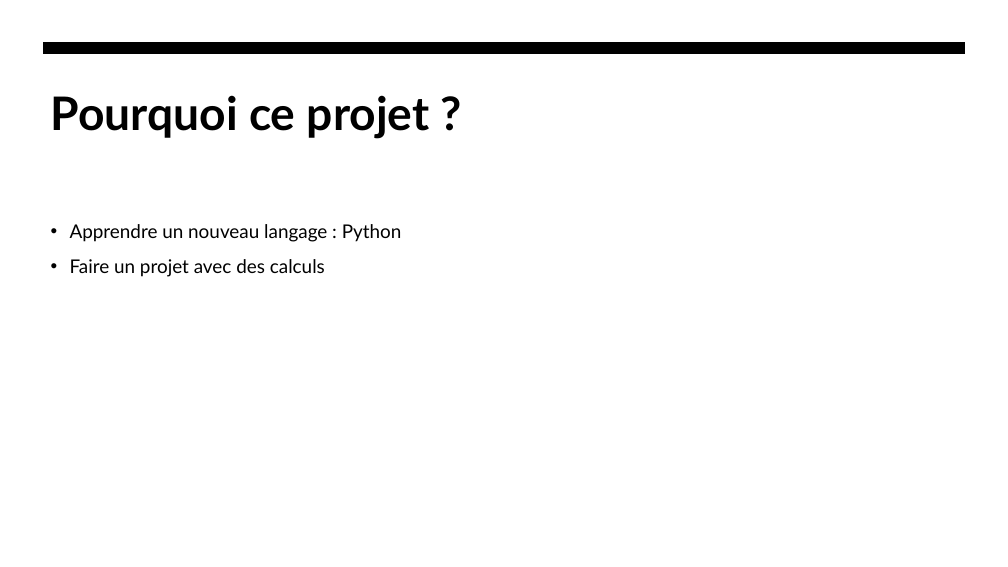
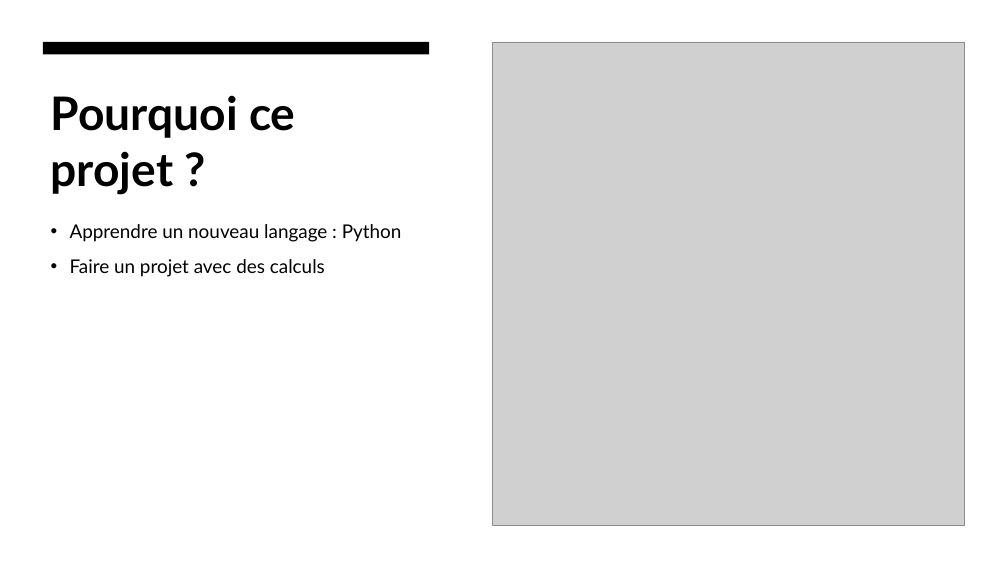
Before and after one commit to Agashae/SitesWeb, a slide deck: slide 9 of MoonWebsite/annexe/Presentation.pptx (slide 11 before the commit). Drawn at 1008x567 pixels with LibreOffice and Linux fonts; fonts in the diff are those of the drawing; grey boxes stand for pictures. Boxes give left, top, right and bottom in pixels: in the first picture for what was removed or moved away, otherwise in the second. Text is boxed around its words. In the diff, an @@ line names an element or a change of style, - is before the commit and + after.

```diff
--- a/MoonWebsite/annexe/Presentation.pptx
+++ b/MoonWebsite/annexe/Presentation.pptx
@@ rectangle added at [0, 0, 1008, 567], fill #FFFFFF @@
@@ freeform shape removed at [43, 42, 966, 54] @@
@@ rectangle added at [43, 42, 430, 54], fill #000000 @@
@@ picture added at [493, 42, 965, 526] @@
@@ title "Pourquoi ce projet ?" rewrapped from [51, 95, 430, 139] to [51, 95, 296, 195] @@
```
Also in this commit, not shown: 5 other slides changed, 1 slide added, 2 slides removed, 5 other files.
